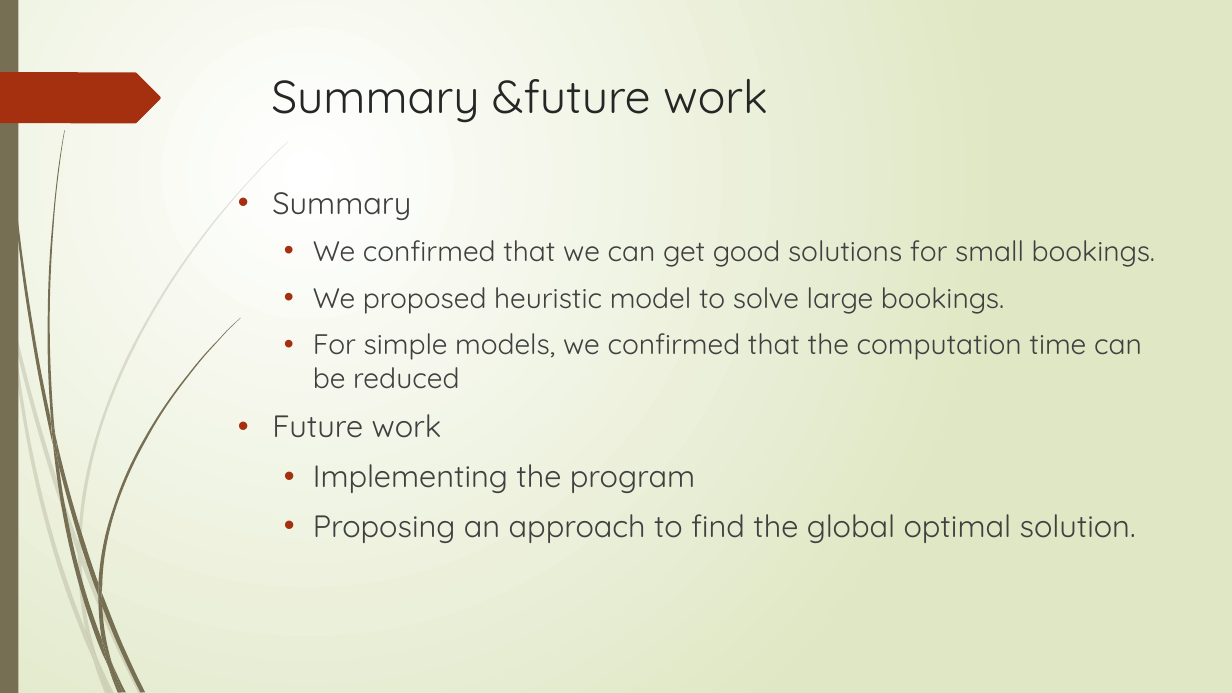
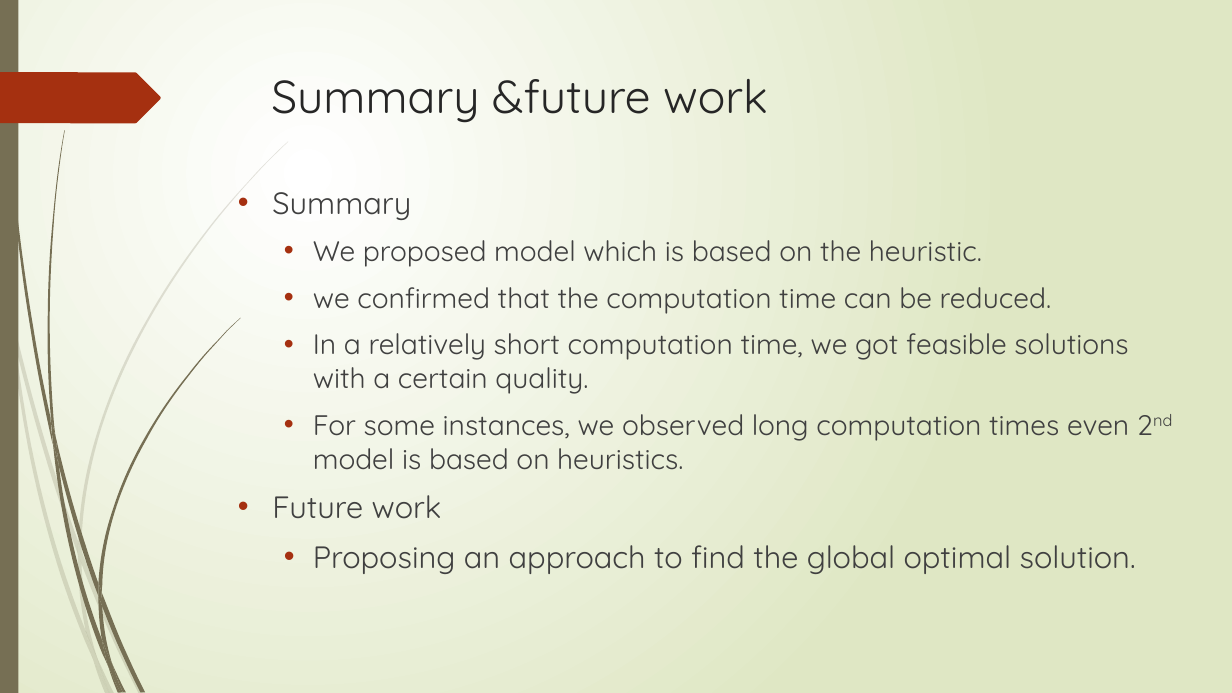
Before and after one commit to r-kurosu/kline_new, a slide deck: slide 37 of 竹田_修論発表.pptx. Drawn at 1232x693 pixels with LibreOffice and Linux fonts; fonts in the diff are those of the drawing. Boxes give left, top, right and bottom in pixels: in the first picture for what was removed or moved away, otherwise in the second. Text is boxed around its words. In the diff, an @@ line names an element or a change of style, - is before the commit and + after.

```diff
--- a/竹田_修論発表.pptx
+++ b/竹田_修論発表.pptx
@@ text at bbox=[313, 240, 1129, 470]: text changed @@
-  • We confirmed that we can get good solutions for small bookings.
-  • We proposed heuristic model to solve large bookings.
-  • For simple models, we confirmed that the computation time can be reduced
+  • We proposed model which is based on the heuristic.
+  • we confirmed that the computation time can be reduced.
+  • In a relatively short computation time, we got feasible solutions with a certain quality.
+  • For some instances, we observed long computation times even 2nd model is based on heuristics.
@@ text at bbox=[313, 464, 695, 493]: paragraph removed @@
-  • Implementing the program
```
Also in this commit, not shown: 2 other slides changed.
